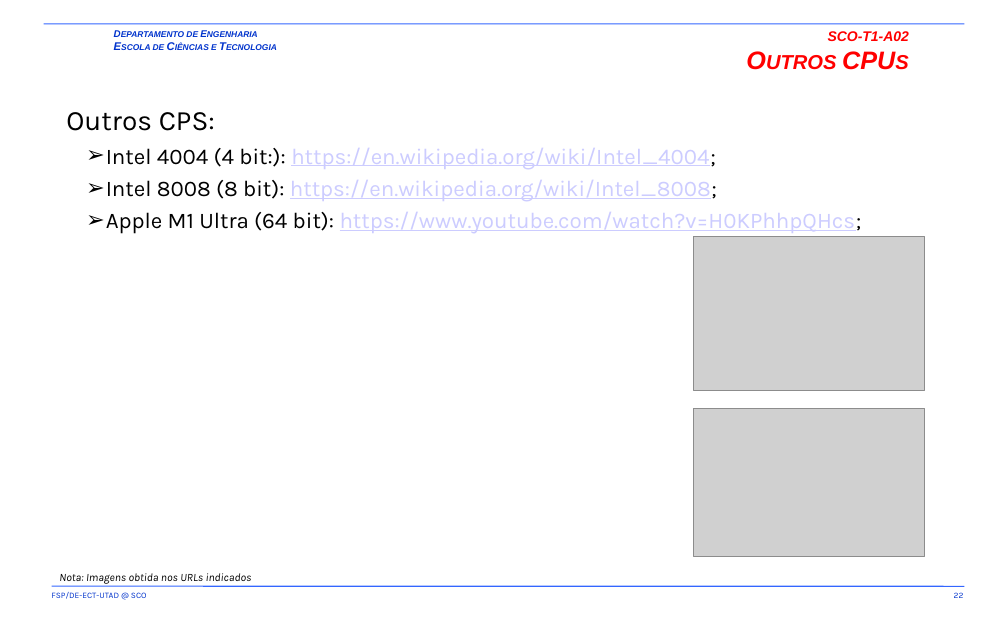
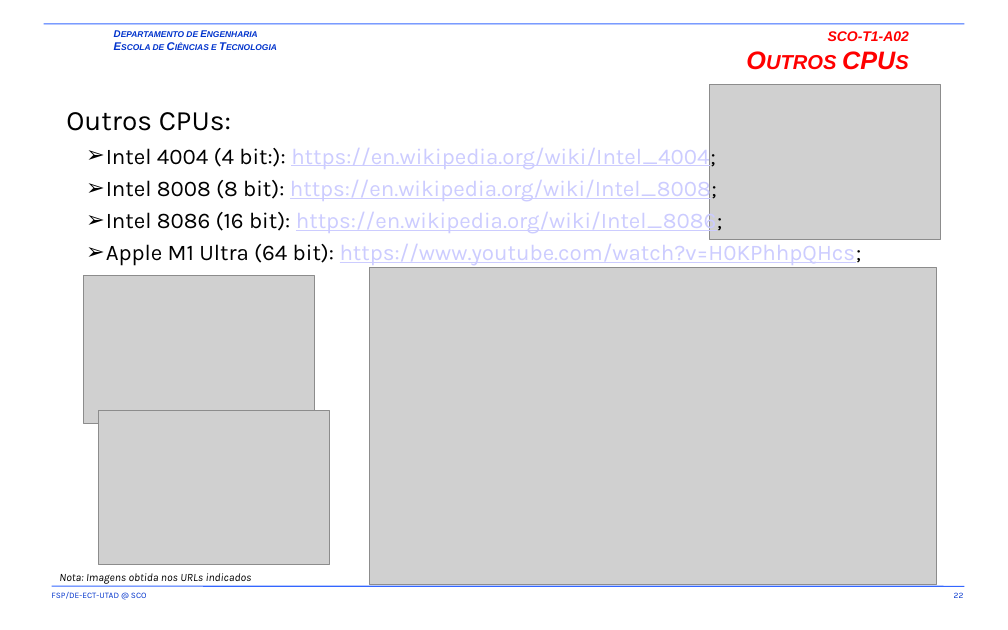
Before and after one commit to fsp864/UTAD-SCO, a slide deck: slide 22 of aulas/t/old/SCO-T1-A01-A02.pptx. Drawn at 1008x630 pixels with LibreOffice and Linux fonts; fonts in the diff are those of the drawing; grey boxes stand for pictures; background and template pictures are left out. Boxes give left, top, right and bottom in pixels: in the first picture for what was removed or moved away, otherwise in the second. Text is boxed around its words. In the diff, an @@ line names an element or a change of style, - is before the commit and + after.

```diff
--- a/aulas/t/old/SCO-T1-A01-A02.pptx
+++ b/aulas/t/old/SCO-T1-A01-A02.pptx
@@ picture: place and size @@
-picture at (694,237,924,391)
+picture at (710,85,940,239)
@@ text at (66,112,231,131): text changed @@
-Outros CPS:
+Outros CPUs:
@@ text at (106,208,723,235): paragraph added @@
+  ➢ Intel 8086 (16 bit): https://en.wikipedia.org/wiki/Intel_8086;
@@ picture added at (369,267,936,585) @@
@@ picture: place and size @@
-picture at (694,408,924,556)
+picture at (84,275,314,423)
@@ picture added at (99,410,330,564) @@
```
Also in this commit, not shown: 1 other file.
